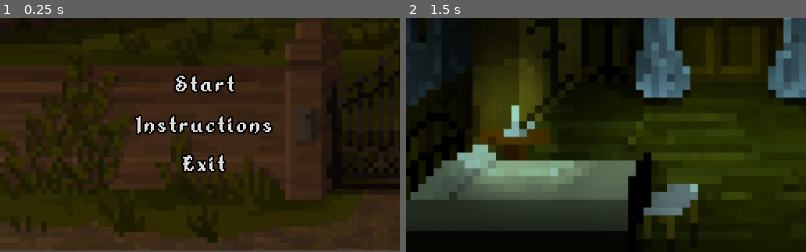
Above: before the commit, frames 1-2 (left to right).
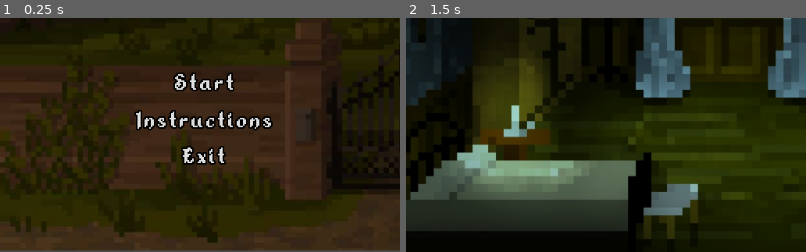
Above: after the commit, the same moments.

Repository: erickpea29/FinalDV
Game: Godot game, scene res://Scenes/Game_Intro/Menu.tscn
Same seed, same stepped clock (60 frames per second), same inputs: the game is played once before the commit and once after it. This scene is started directly instead of the project's main scene. Sound files missing from this copy of the repository are replaced by a short silence.
Inputs (mouse positions are % of the whole screen's width and height, from its top left):
- Up to frame 1 (0.25 s): no input
- Up to frame 2 (1.5 s): click "Start" at 0.5 s; tap Enter at 1.25 s; move the mouse to (72, 45) at 1.27 s; hold Right (ui_right) from 1.28 s (still down)
The pictures show only the part of the screen within x 0-50%, y 50-100%; the shares and areas given below are measured in that part.

The runs differ from the first frame. In frame 1, 3.2% of the frame differs, in the area x 32-69%, y 23-67%; in frame 2, nothing differs.

Commit message:
Agregando particulas

Diff:
--- a/Scenes/Game_Intro/Menu.gd
+++ b/Scenes/Game_Intro/Menu.gd
@@ -1,7 +1,10 @@
 extends Node2D
+
+#VARIABLES
 
 func _ready():
 	$BackgroundAudio.play()
+	$Mouse_Pointer.emitting = true
 
 func _on_Button_pressed():
 	get_tree().change_scene("res://Scenes/Top_Level/Room_Scene.tscn")
@@ -15,3 +18,27 @@
 
 func _on_BackgroundAudio_finished():
 	$BackgroundAudio.play()
+
+func _input(event):
+   # Mouse in viewport coordinates.
+	if event is InputEventMouseMotion:
+		$Mouse_Pointer.global_position = event.position
+
+func botones():
+	if !$Control/Start.is_hovered():
+		$Control/Start.flat = true
+	else:
+		$Control/Start.flat = false
+
+	if !$Control/Instructions.is_hovered():
+		$Control/Instructions.flat = true
+	else:
+		$Control/Instructions.flat = false
+
+	if !$Control/Exit.is_hovered():
+		$Control/Exit.flat = true
+	else:
+		$Control/Exit.flat = false
+
+func _physics_process(delta):
+	botones()
--- a/Scenes/Game_Intro/Menu.tscn
+++ b/Scenes/Game_Intro/Menu.tscn
@@ -13,6 +13,9 @@
 outline_size = 5
 font_data = ExtResource( 6 )
 
+[sub_resource type="StyleBoxFlat" id=9]
+bg_color = Color( 0.133333, 0.0980392, 0.109804, 1 )
+
 [sub_resource type="DynamicFont" id=2]
 size = 32
 outline_size = 2
@@ -22,6 +25,9 @@
 
 [sub_resource type="AnimatedTexture" id=3]
 
+[sub_resource type="StyleBoxFlat" id=10]
+bg_color = Color( 0.133333, 0.0980392, 0.109804, 1 )
+
 [sub_resource type="DynamicFont" id=4]
 size = 32
 outline_size = 2
@@ -29,12 +35,38 @@
 extra_spacing_char = 3
 font_data = ExtResource( 6 )
 
+[sub_resource type="StyleBoxFlat" id=11]
+bg_color = Color( 0.133333, 0.0980392, 0.109804, 1 )
+
 [sub_resource type="DynamicFont" id=5]
 size = 32
 outline_size = 2
 outline_color = Color( 0, 0, 0, 1 )
 extra_spacing_char = 3
 font_data = ExtResource( 6 )
+
+[sub_resource type="Gradient" id=7]
+offsets = PoolRealArray( 0, 0.138462, 0.446154, 1 )
+colors = PoolColorArray( 0.773438, 0.773438, 0.773438, 1, 0.128377, 0.0312805, 0.320313, 1, 0.0632011, 0.0153996, 0.157692, 1, 0, 0, 0, 1 )
+
+[sub_resource type="GradientTexture" id=8]
+gradient = SubResource( 7 )
+
+[sub_resource type="ParticlesMaterial" id=6]
+emission_shape = 3
+emission_point_count = 1
+flag_disable_z = true
+spread = 180.0
+gravity = Vector3( 0, 0, 0 )
+initial_velocity = 100.0
+initial_velocity_random = 0.5
+angular_velocity = 0.5
+angular_velocity_random = 1.0
+orbit_velocity = 1.5
+orbit_velocity_random = 0.0
+scale = 2.0
+scale_random = 0.5
+color_ramp = SubResource( 8 )
 
 [node name="Node2D" type="Node2D"]
 script = ExtResource( 4 )
@@ -84,44 +116,55 @@
 }
 
 [node name="Start" type="Button" parent="Control"]
-margin_left = 161.996
-margin_top = 359.046
-margin_right = 361.996
-margin_bottom = 414.046
+margin_left = 161.0
+margin_top = 363.0
+margin_right = 361.0
+margin_bottom = 405.0
+custom_styles/hover = SubResource( 9 )
 custom_fonts/font = SubResource( 2 )
 text = "Start"
 icon = SubResource( 3 )
-flat = true
 __meta__ = {
 "_edit_use_anchors_": false
 }
 
 [node name="Instructions" type="Button" parent="Control"]
-margin_left = 161.73
-margin_top = 411.107
-margin_right = 361.73
-margin_bottom = 466.107
+margin_left = 162.0
+margin_top = 411.0
+margin_right = 362.0
+margin_bottom = 453.0
+custom_styles/hover = SubResource( 10 )
 custom_fonts/font = SubResource( 4 )
 text = "Instructions"
-flat = true
 __meta__ = {
 "_edit_use_anchors_": false
 }
 
 [node name="Exit" type="Button" parent="Control"]
-margin_left = 162.363
-margin_top = 460.607
-margin_right = 362.363
-margin_bottom = 515.607
+margin_left = 162.0
+margin_top = 459.0
+margin_right = 362.0
+margin_bottom = 498.0
+custom_styles/hover = SubResource( 11 )
 custom_fonts/font = SubResource( 5 )
 text = "Exit"
-flat = true
 __meta__ = {
 "_edit_use_anchors_": false
 }
 
 [node name="BackgroundAudio" type="AudioStreamPlayer" parent="."]
 stream = ExtResource( 7 )
+
+[node name="Mouse_Pointer" type="Particles2D" parent="."]
+position = Vector2( -25.8815, -25.9477 )
+scale = Vector2( 2, 2 )
+emitting = false
+amount = 100
+lifetime = 0.5
+speed_scale = 0.5
+explosiveness = 0.5
+randomness = 1.0
+process_material = SubResource( 6 )
 [connection signal="pressed" from="Control/Start" to="." method="_on_Button_pressed"]
 [connection signal="pressed" from="Control/Instructions" to="." method="_on_Instructions_pressed"]
 [connection signal="pressed" from="Control/Exit" to="." method="_on_Exit_pressed"]
Not shown: 1 places in Scenes/Game_Intro/Menu.tscn that only renumber resources
